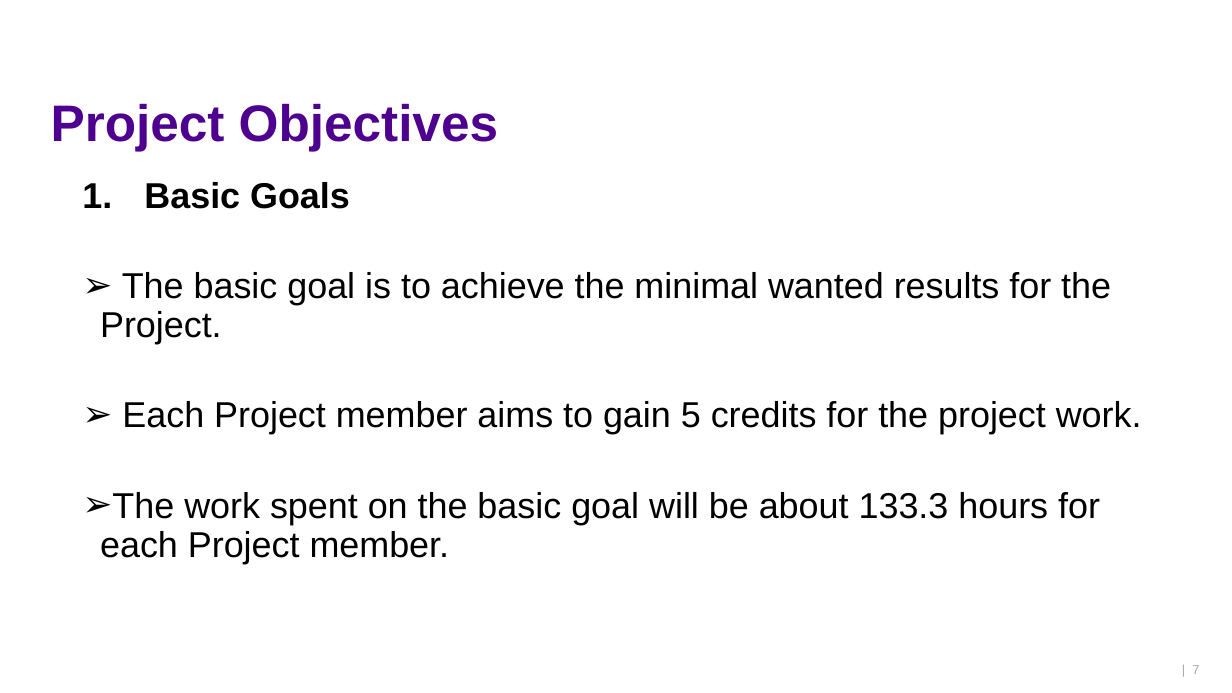
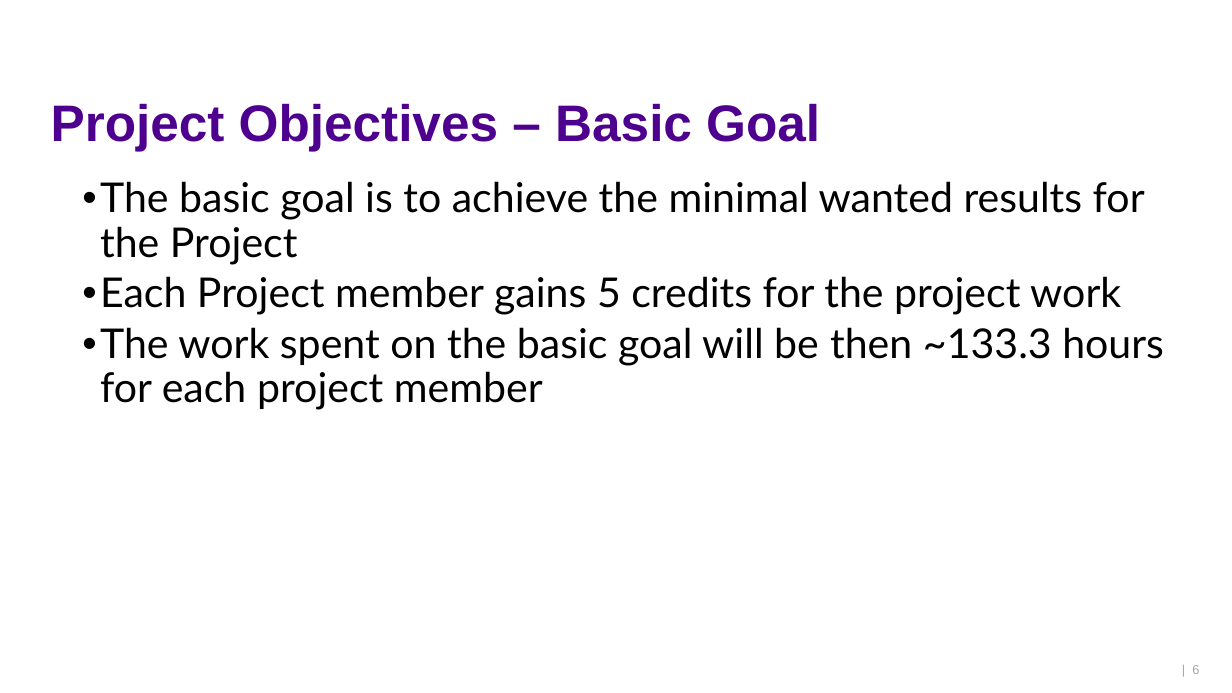
Before and after one commit to ktlhtn/AutoSTAnnot, a slide deck: slide 6 of Power point files/Project plan report.pptx (slide 7 before the commit). Drawn at 1232x693 pixels with LibreOffice and Linux fonts; fonts in the diff are those of the drawing; background and template pictures are left out. Boxes give left, top, right and bottom in pixels: in the first picture for what was removed or moved away, otherwise in the second. Text is boxed around its words. In the diff, an @@ line names an element or a change of style, - is before the commit and + after.

```diff
--- a/Power point files/Project plan report.pptx
+++ b/Power point files/Project plan report.pptx
@@ title at <box>51,103,820,151</box>: text changed @@
-Project Objectives
+Project Objectives – Basic Goal
@@ text at <box>100,181,1164,410</box>: text changed; size 28 to 32 pt; font Arial to Lato @@
-  1. Basic Goals
-  ➢ The basic goal is to achieve the minimal wanted results for the Project.
-  ➢ Each Project member aims to gain 5 credits for the project work.
-  ➢ The work spent on the basic goal will be about 133.3 hours for each Project member.
+  • The basic goal is to achieve the minimal wanted results for the Project
+  • Each Project member gains 5 credits for the project work
+  • The work spent on the basic goal will be then ~133.3 hours for each project member
@@ page number at <box>1192,665,1199,674</box>: text changed @@
-| 7
+| 6
```
Also in this commit, not shown: 8 other slides changed, 8 slides added, 1 slide removed, 2 other files.
